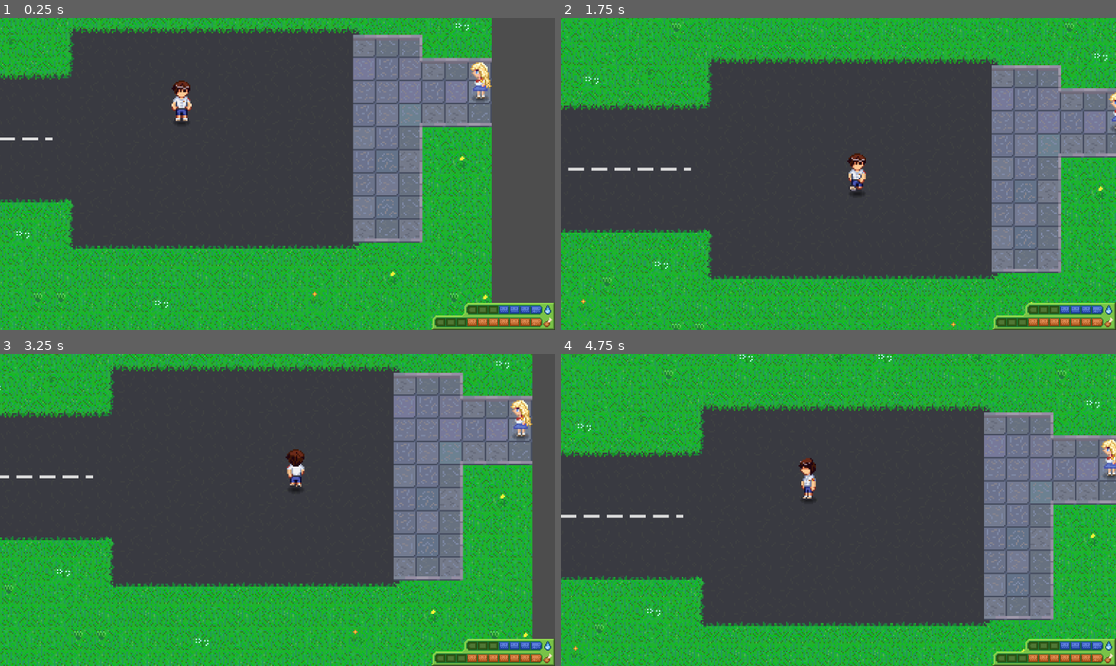
Above: before the commit, frames 1-4 (two rows, left to right).
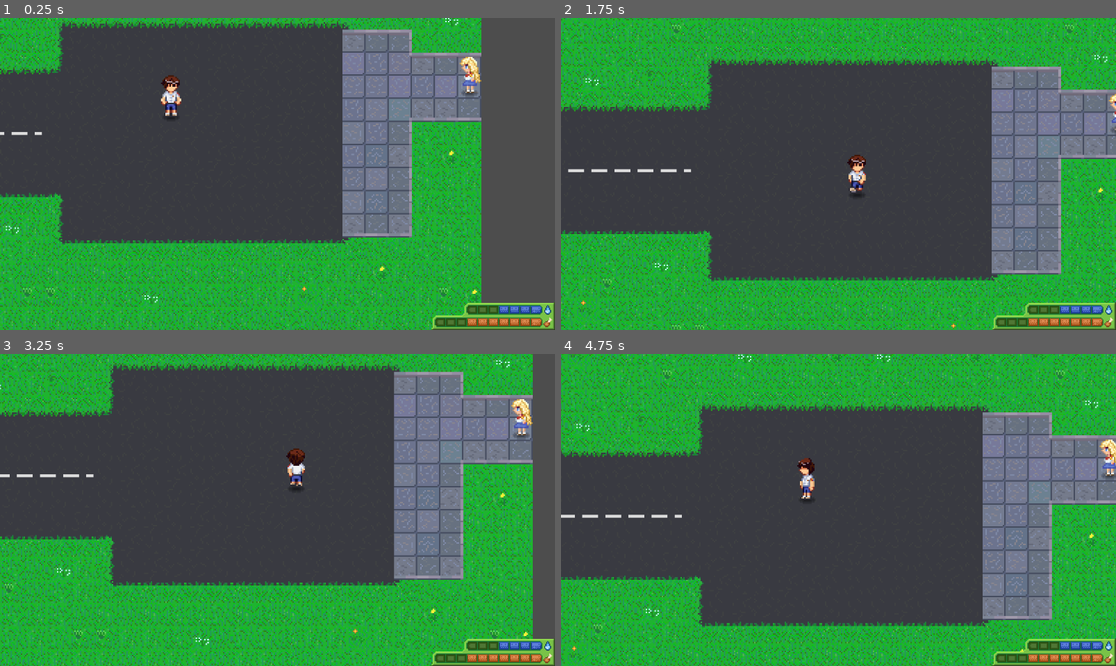
Above: after the commit, the same moments.

Repository: MrMinyUkho/everlasting-sovyonok
Game: Godot game, scene res://maps/DevRoom.tscn
Two runs of this game, one before a commit and one after it. Both use one fixed random seed, a clock stepped at 60 frames per second and the inputs below.
Inputs (mouse positions are in pixels of both pictures, inside the frame that each line leads up to):
- Up to frame 1 (0.25 s): no input
- Up to frame 2 (1.75 s): move the mouse to (960, 158) at 0.52 s; hold Right (move_right) 0.53-1.28 s; hold Shift (move_walk) 0.53-1.28 s; click (960, 158) at 0.67 s; move the mouse to (727, 189) at 1.27 s; hold S (move_down) from 1.28 s (still down); tap Shift (move_walk) at 1.35 s
- Up to frame 3 (3.25 s): move the mouse to (333, 441) at 2.02 s; release S (move_down) at 2.03 s; hold Right (move_right) 2.03-2.78 s; hold Shift (move_walk) 2.03-2.78 s; move the mouse to (249, 572) at 2.77 s; hold W (move_up) from 2.78 s (still down); tap Shift (move_walk) at 2.85 s; click (249, 572) at 2.92 s
- Up to frame 4 (4.75 s): move the mouse to (1005, 556) at 3.52 s; release W (move_up) at 3.53 s; hold Shift (move_walk) 3.53-4.28 s; hold Left (move_left) from 3.53 s (still down); move the mouse to (672, 463) at 4.27 s; tap Shift (move_walk) at 4.35 s

The runs differ from the first frame. In frame 1, 31% of the frame differs, in the area x 0-89%, y 0-100%; in frame 2, 23%; in frame 3, 16%; in frame 4, 29%.

Commit message:
Начало переделывания структуры проекта(возможно к лучшему)

Diff:
--- a/EverlastingSovyonok/maps/DevRoom.tscn
+++ b/EverlastingSovyonok/maps/DevRoom.tscn
@@ -1,7 +1,8 @@
-[gd_scene load_steps=4 format=3 uid="uid://c1tal2xovxymc"]
+[gd_scene load_steps=5 format=3 uid="uid://c1tal2xovxymc"]
 
 [ext_resource type="PackedScene" uid="uid://yq4pmc6c0j7l" path="res://ui_elements/GameUI.tscn" id="2"]
 [ext_resource type="Script" path="res://scripts/map/LevelScript.gd" id="3"]
+[ext_resource type="Script" path="res://scripts/GameCamera.gd" id="3_otdhf"]
 [ext_resource type="PackedScene" path="res://maps/bus_stop/LevelMap.tscn" id="4"]
 
 [node name="DevRoom" type="Node2D"]
@@ -16,6 +17,7 @@
 anchor_mode = 0
 position_smoothing_enabled = true
 position_smoothing_speed = 7.0
+script = ExtResource("3_otdhf")
 
 [node name="UI_slot" type="CanvasLayer" parent="Camera2D"]
 
--- a/EverlastingSovyonok/scenario/day1.json
+++ b/EverlastingSovyonok/scenario/day1.json
@@ -4,7 +4,7 @@
 			"Name": 	"Семён",
 			"Color": 	[0.9, 1.0, 0.8],
 			"ShortForm":"me",
-			"InitPos":	[-500, -250],
+			"InitPos":	[-500, -250]
 		},
 		"Slavya": {
 			"Name":		"Славя",
--- /dev/null
+++ b/EverlastingSovyonok/scripts/GameCamera.gd
@@ -0,0 +1,26 @@
+extends Camera2D
+
+var target
+
+# Called when the node enters the scene tree for the first time.
+func _ready():
+	pass # Replace with function body.
+
+
+# Called every frame. 'delta' is the elapsed time since the previous frame.
+func _process(delta):
+	var player_pos = target.position
+	var res = get_window().get_size()
+
+	if target.InDialog == true:
+		# Позиция камеры между игроком и НПС в диалоге
+		var target_pos = target.DialogTarget.position
+		var target_cam_pos = (player_pos + target_pos - Vector2(res)) / 2
+		position = target_cam_pos
+	else:
+		# Некоторая свобода камере в процессе перемещения
+		var cam_x = player_pos.x - res[0] / 2
+		var cam_y = player_pos.y - res[1] / 2
+
+		position.x = clamp(position.x, cam_x - res[0]/30, cam_x + res[0]/30)
+		position.y = clamp(position.y, cam_y - res[1]/30, cam_y + res[1]/30)
--- a/EverlastingSovyonok/scripts/Global.gd
+++ b/EverlastingSovyonok/scripts/Global.gd
@@ -1 +1,50 @@
 extends Node
+
+var TimeProc    = true
+
+var GameStart   = false
+
+var CurrentDay  = 0
+var GlobalTime  = 545
+var GlobalColor = Vector3(1,1,1)
+
+var SunColor = Vector3(0.8, 0.9,   1)
+var DayColor = Vector3(  1,   1,   1)
+var EvgColor = Vector3(  1, 0.6, 0.7)
+var NgtColor = Vector3(0.4, 0.6, 0.7)
+
+const ScenarioParser = preload("res://scripts/map/ScenarioParser.gd")
+var parser
+
+var NPCs
+var Hero
+var UI
+var Camera
+var scene
+
+func NPC_signal(npc, sig):
+	pass
+
+func _ready():
+	parser = ScenarioParser.ScenarioParser.new("res://scenario/day1.json")
+
+	scene = get_node("/root/DevRoom")
+
+	UI = get_node("/root/DevRoom/Camera2D/UI_slot/UI")
+	Camera = get_node("/root/DevRoom/Camera2D")
+
+	NPCs = parser.get_NPCs()
+	for i in NPCs:
+		scene.add_child(NPCs[i]["object"])
+		UI.dialog_color_name[NPCs[i]["ShortForm"]] = [NPCs[i]["Color"], i]
+
+	Hero = parser.get_hero()
+	Camera.target = Hero["object"]
+	scene.add_child(Hero["object"])
+	UI.dialog_color_name[Hero["ShortForm"]] = [Hero["Color"], Hero["Name"]]
+	Hero = Hero["object"]
+
+func _process(delta):
+
+	if TimeProc and GameStart:
+		GlobalTime += delta
--- a/EverlastingSovyonok/scripts/characters/NPC.gd
+++ b/EverlastingSovyonok/scripts/characters/NPC.gd
@@ -1,4 +1,6 @@
 extends CharacterBody2D
+
+@onready var Glob = get_node("/root/Global")
 
 var dir = Vector2(0, 0)
 var vel = 0
@@ -8,7 +10,6 @@
 var inDialog = false
 var stopon = 0
 var startat = 0
-var signal_to_parent = ""
 
 var whoami : String
 
@@ -34,9 +35,7 @@
 		if dir.length() < startat:
 			vel = 10
 		if dir.length() < stopon:
-			if !get_parent().NPCs_signals.has(whoami):
-				get_parent().NPCs_signals[whoami] = []
-			get_parent().NPCs_signals[whoami].append(signal_to_parent)
+			Glob.NPC_signal(whoami, "stop")
 			state = "idle"
 			velocity = Vector2.ZERO
 
--- a/EverlastingSovyonok/scripts/map/LevelScript.gd
+++ b/EverlastingSovyonok/scripts/map/LevelScript.gd
@@ -2,6 +2,7 @@
 
 @onready var camera = get_node("./Camera2D")
 @onready var level  = get_node("./bus_stop_tilemap")
+@onready var Glob   = get_node("/root/Global")
 @onready var UI     = get_node("./Camera2D/UI_slot/UI")
 
 var player_pos = Vector2()
@@ -11,10 +12,6 @@
 var NPCs : Dictionary
 var NPCs_signals : Dictionary
 
-var inGameTime = 545 # 9:00 часов (секунда = минута)
-var deltaTimeInt = 0 # Надо для проверки раз в секунду, а не раз в кадр
-
-var res
 
 class SortByY:
 	static func sort_ascending(a, b):
@@ -22,30 +19,9 @@
 			return true
 		return false
 
-const ScenarioParser = preload("res://scripts/map/ScenarioParser.gd")
 var parser
 
-
-func _ready():
-	parser = ScenarioParser.ScenarioParser.new("res://scenario/day1.json")
-
-	var hero = parser.get_hero()
-	player = hero["object"]
-	add_child(player)
-
-	NPCs = parser.get_NPCs()
-	for i in NPCs:
-		add_child(NPCs[i]["object"])
-		UI.dialog_color_name[NPCs[i]["ShortForm"]] = [NPCs[i]["Color"], i]
-
-	UI.dialog_color_name[hero["ShortForm"]] = [hero["Color"], hero["Name"]]
-	UI.Scene = self
-	# Тут мы раскидали всё по всем местам для дальнейшего использования
-
 func _process(delta):
-
-	if player.InDialog == false:
-		inGameTime += delta # это надо оставить потому что работает пиздато
 
 	# Это для сортировки спрайтов по Y, для добавления глубины уровня
 	var children = self.get_children()
@@ -56,64 +32,45 @@
 		if children[i] != level:
 			children[i].z_index = i - 4094
 
-	# Проверка внутриигровых событий
-	if int(inGameTime) > deltaTimeInt:
-		deltaTimeInt = int(inGameTime)
-		# Проверка чем должны заниматься NPC
-		for i in NPCs:
-			var action = parser.getNPCAction(i, deltaTimeInt)
-			if action.is_empty():
-				continue
-			NPCs[i]["action"] = action
-			if action["type"] == "pursuit":
-				NPCs[i]["object"].state = "pursuit"
-				if action["target"] == "main_hero":
-					NPCs[i]["object"].target = player
-				NPCs[i]["object"].startat = action["startat"]
-				NPCs[i]["object"].stopon = action["stopon"]
-				if "dialog" in action:
-					NPCs[i]["object"].signal_to_parent = "dialog"
+#	# Проверка внутриигровых событий
+#	if int(inGameTime) > deltaTimeInt:
+#		deltaTimeInt = int(inGameTime)
+#		# Проверка чем должны заниматься NPC
+#		for i in NPCs:
+#			var action = parser.getNPCAction(i, deltaTimeInt)
+#			if action.is_empty():
+#				continue
+#			NPCs[i]["action"] = action
+#			if action["type"] == "pursuit":
+#				NPCs[i]["object"].state = "pursuit"
+#				if action["target"] == "main_hero":
+#					NPCs[i]["object"].target = player
+#				NPCs[i]["object"].startat = action["startat"]
+#				NPCs[i]["object"].stopon = action["stopon"]
+#				if "dialog" in action:
+#					NPCs[i]["object"].signal_to_parent = "dialog"
+#
 
-
-	# Проверка чё NPC уже сделали
-	for i in NPCs_signals:
-		for j in range(len(NPCs_signals[i])):
-			if NPCs_signals[i].has("dialog"):
-				UI.vars = parser.vars
-				UI.dialog = NPCs[i]["action"]["dialog"]
-				UI.cutscene = true
-				UI.gen_label()
-				player.DialogTarget = NPCs[i]["object"]
-				player.InDialog = true
-				NPCs_signals[i].remove_at(j)
-				break
-			elif "choice:" in NPCs_signals[i][j]:
-				parser.note_choice(NPCs_signals[i][j].replace("choice:", ""))
-				UI.vars = parser.vars
-				NPCs_signals[i].remove_at(j)
-				break
-			elif i == "me" and "end_dialog" in NPCs_signals[i][j]:
-				UI.cutscene = false
-				player.DialogTarget = null
-				player.InDialog = false
-				NPCs_signals[i].remove_at(j)
-				break
-	res = get_window().get_size()
-
-
-	# Это вроде бы и движение, но не физическое, так что должно быть в дефолт proces
-	player_pos = player.position
-	camera_pos = camera.position
-
-	if player.InDialog == true:
-		# Позиция камеры между игроком и НПС в диалоге
-		var target_pos = player.DialogTarget.position
-		var target_cam_pos = (player_pos + target_pos - Vector2(res)) / 2
-		camera.position = target_cam_pos
-	else:
-		# Некоторая свобода камере в процессе перемещения
-		var cam_x = player_pos.x - res[0] / 2
-		var cam_y = player_pos.y - res[1] / 2
-
-		camera.position.x = clamp(camera_pos.x, cam_x - res[0]/30, cam_x + res[0]/30)
-		camera.position.y = clamp(camera_pos.y, cam_y - res[1]/30, cam_y + res[1]/30)
+#	# Проверка чё NPC уже сделали
+#	for i in NPCs_signals:
+#		for j in range(len(NPCs_signals[i])):
+#			if NPCs_signals[i].has("dialog"):
+#				UI.vars = parser.vars
+#				UI.dialog = NPCs[i]["action"]["dialog"]
+#				UI.cutscene = true
+#				UI.gen_label()
+#				player.DialogTarget = NPCs[i]["object"]
+#				player.InDialog = true
+#				NPCs_signals[i].remove_at(j)
+#				break
+#			elif "choice:" in NPCs_signals[i][j]:
+#				parser.note_choice(NPCs_signals[i][j].replace("choice:", ""))
+#				UI.vars = parser.vars
+#				NPCs_signals[i].remove_at(j)
+#				break
+#			elif i == "me" and "end_dialog" in NPCs_signals[i][j]:
+#				UI.cutscene = false
+#				player.DialogTarget = null
+#				player.InDialog = false
+#				NPCs_signals[i].remove_at(j)
+#				break
